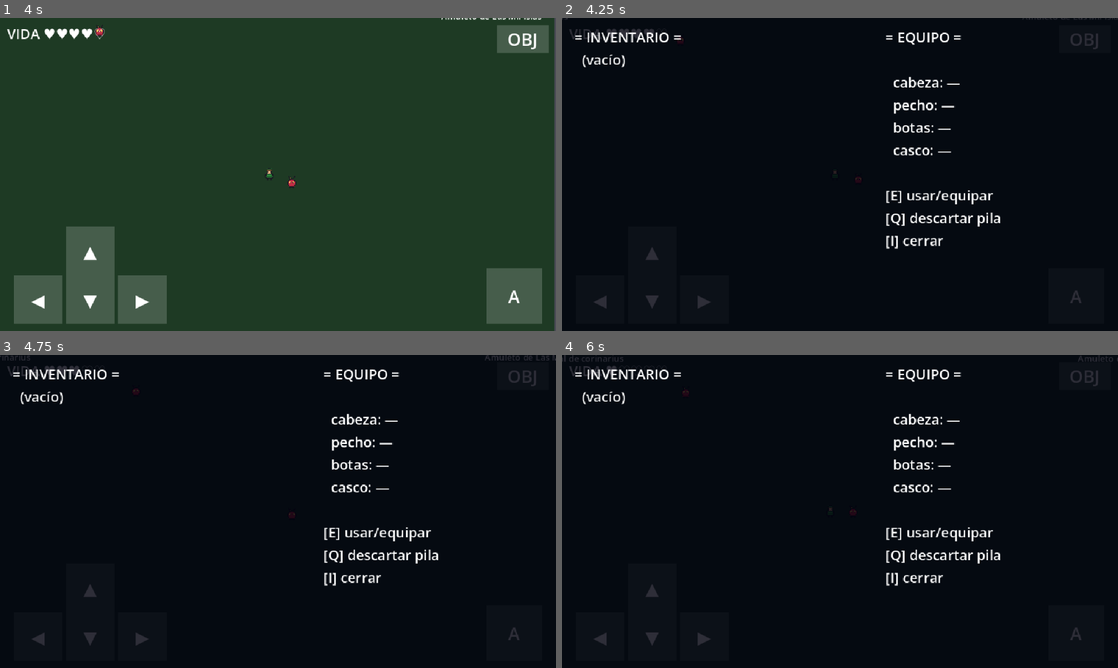
Above: before the commit, frames 1-4 (two rows, left to right).
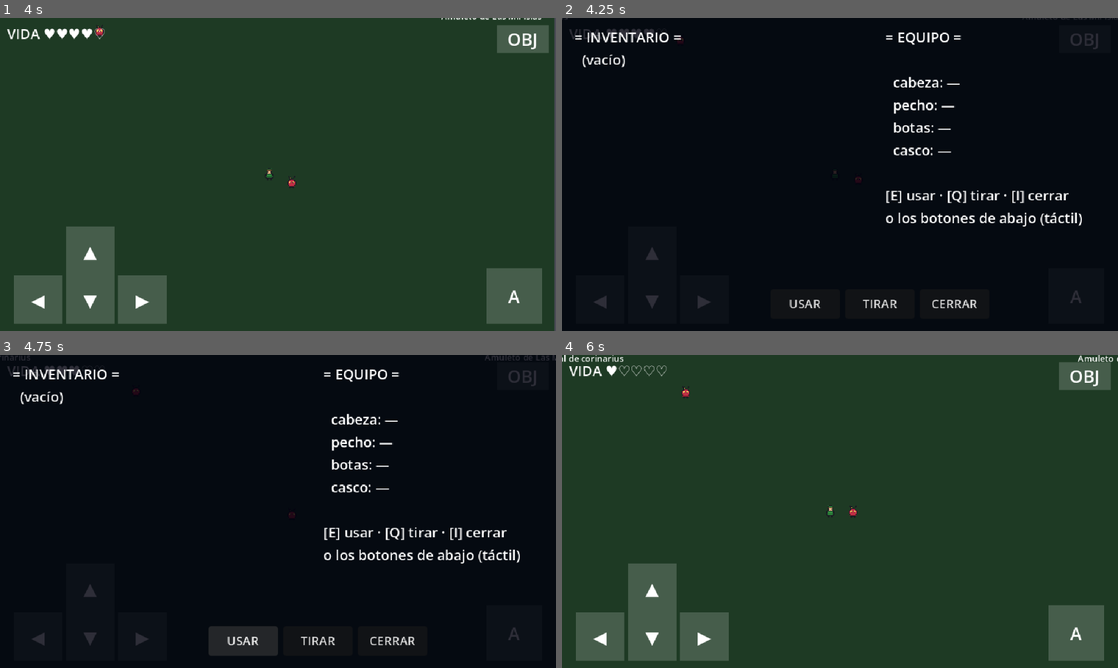
Above: after the commit, the same moments.

Repository: kimerabattlelands-lab/kimerian-rpg
Game: Godot game, scene res://scenes/main.tscn
Two runs of this game, one before a commit and one after it. Both use one fixed random seed, a clock stepped at 60 frames per second and the inputs below.
Inputs (mouse positions are in pixels of both pictures, inside the frame that each line leads up to):
- Up to frame 1 (4 s): tap Enter at 0.5 s; move the mouse to (400, 158) at 0.52 s; hold Right 0.53-1.28 s; tap Space (atacar) at 0.6, 1.55, 2.1, 3.05 s; click (400, 158) at 0.67 s; tap E (usar) at 0.8, 1.35, 2.3, 3.6 s; move the mouse to (166, 190) at 1.27 s; hold S (mover_abajo) 1.28-2.03 s; move the mouse to (333, 105) at 2.02 s; hold Right 2.03-2.78 s; move the mouse to (250, 237) at 2.77 s; hold W (mover_arriba) 2.78-3.53 s; tap D (mover_der) at 2.85 s; click (250, 237) at 2.92 s; move the mouse to (444, 221) at 3.52 s; hold A (mover_izq) from 3.53 s (still down)
- Up to frame 2 (4.25 s): keep holding A (mover_izq); tap I (abrir_inventario) at 4.15 s
- Up to frame 3 (4.75 s): release A (mover_izq) at 4.25 s; click (244, 639) at 4.25 s, where only the run after the commit has a clickable "USAR"
- Up to frame 4 (6 s): click (878, 639) at 5 s, where only the run after the commit has a clickable "TIRAR"; click (956, 639) at 5.75 s, where only the run after the commit has a clickable "CERRAR"

Frame 1 is identical in both runs. In frame 2, 1.6% of the frame differs, in the area x 40-94%, y 54-93%; in frame 3, 2.7%; in frame 4, 100%, in the area x 0-100%, y 0-100%.

Commit message:
M7b: botones USAR/TIRAR/CERRAR en el panel de inventario + A como usar; batería de 22 tests

Diff:
--- a/scripts/main.gd
+++ b/scripts/main.gd
@@ -3,11 +3,12 @@
 ## Sala principal: construye la habitación, al jugador, cámara, HUD, enemigos
 ## e inventario.
 ## Arranque normal: `godot-headless --path . --quit-after 60` (prueba de carga).
-## Con usuario:    `godot-headless --path . -- --test` — batería de 20
+## Con usuario:    `godot-headless --path . -- --test` — batería de 22
 ## aserciones (movimiento, espada, muerte, contacto, i-frames, stacks,
 ## descarte, defensa, velocidad, la UI: abrir/usar/descartar/cerrar, los
-## 3 objetos Kimerian recogidos de la sala, y controles táctiles: mover,
-## ataque y botón de objetos); exit 0 = todo OK.
+## 3 objetos Kimerian recogidos de la sala, controles táctiles: mover,
+## ataque y botón de objetos, y los botones USAR/TIRAR/CERRAR del panel);
+## exit 0 = todo OK.
 
 ## Preloads: sin referencias al class_name global, que headless no resuelve
 ## sin pasar por el editor (evitamos la dependencia del class cache).
@@ -225,8 +226,8 @@
 
 
 func _test_bateria() -> void:
-	## Veinte comprobaciones, una línea por aserción; exit 0 solo si las
-	## veinte dicen OK. Tiempos en segundos de juego (create_timer).
+	## Veintidós comprobaciones, una línea por aserción; exit 0 solo si las
+	## veintidós dicen OK. Tiempos en segundos de juego (create_timer).
 	var resultados: Array[String] = []
 
 	# 1) Movimiento: 0,5 s pulsando derecha ⇒ >30 px en X y 5 PV intactos.
@@ -492,6 +493,39 @@
 	resultados.append("TEST_TACTIL_TOQUE_RAPIDO espada=%s -> %s"
 			% [str(golpe_rapido), "OK" if ok20 else "FALLO"])
 
+	# 21) Botones del panel: con una poción en el cursor, USAR cura y consume;
+	# los tres botones están visibles solo con el panel abierto.
+	inventario.descartar(0)          # hueco 0 libre para la poción
+	inventario.agregar("pocion", 1)
+	await _pulsar("abrir_inventario")
+	await get_tree().physics_frame
+	await get_tree().physics_frame
+	await _pulsar("mover_arriba")    # cursor del hueco 1 (libre) al 0 (poción)
+	await get_tree().physics_frame
+	await get_tree().physics_frame
+	jugador.vida = 4  # herida artificial: el equipo actual tiene el máximo en 7
+	var vida_antes: int = jugador.vida
+	var btn_usar: Button = ui.botones["usar"]
+	btn_usar.pressed.emit()
+	await get_tree().physics_frame
+	await get_tree().physics_frame
+	var ok21: bool = btn_usar.visible and ui.botones["tirar"].visible \
+			and ui.botones["cerrar"].visible \
+			and jugador.vida == vida_antes + 2 \
+			and inventario.total("pocion") == 0
+	resultados.append("TEST_BOTONES_USAR vida=%d->%d pociones=%d -> %s"
+			% [vida_antes, jugador.vida, inventario.total("pocion"),
+			   "OK" if ok21 else "FALLO"])
+
+	# 22) Botón CERRAR ⇒ sale del panel sin teclado (la duda de Edward en móvil).
+	var btn_cerrar: Button = ui.botones["cerrar"]
+	btn_cerrar.pressed.emit()
+	await get_tree().physics_frame
+	await get_tree().physics_frame
+	var ok22: bool = not ui.abierto and not jugador.entrada_bloqueada
+	resultados.append("TEST_BOTON_CERRAR cerrado=%s -> %s"
+			% [str(not ui.abierto), "OK" if ok22 else "FALLO"])
+
 	var todos := true
 	for linea in resultados:
 		print(linea)
--- a/scripts/ui_inventario.gd
+++ b/scripts/ui_inventario.gd
@@ -16,6 +16,7 @@
 var _fondo: ColorRect
 var _izq: Label
 var _der: Label
+var botones: Dictionary = {}  # nombre -> Button (lo lee el test)
 
 
 func _ready() -> void:
@@ -33,6 +34,7 @@
 	_der.position = Vector2(372, 10)
 	_der.add_theme_font_size_override("font_size", 16)
 	add_child(_der)
+	_crear_botones_tactiles()
 	cerrar()  # arranca cerrada (es seguro: main asigna jugador antes de add_child)
 	if inventario != null:
 		inventario.actualizado.connect(_si_abierto)
@@ -52,8 +54,29 @@
 	elif Input.is_action_just_pressed("usar"):
 		_usar()
 	elif Input.is_action_just_pressed("descartar"):
-		inventario.descartar(cursor)
-		_pintar()
+		_descartar()
+	elif Input.is_action_just_pressed("atacar"):
+		_usar()  # en móvil, el botón A = usar/equipar con el panel abierto
+
+
+func _crear_botones_tactiles() -> void:
+	## Franja inferior (fuera de las zonas del pad: x 240-500): USAR / TIRAR /
+	## CERRAR. Capa 10 ⇒ por encima de todo; los botones GUI responden al toque
+	## y su `pressed` llama a la MISMA lógica que E/Q/I del teclado.
+	var modelos := {
+		"usar": [Vector2(240, 312), "USAR", _usar],
+		"tirar": [Vector2(326, 312), "TIRAR", _descartar],
+		"cerrar": [Vector2(412, 312), "CERRAR", cerrar],
+	}
+	for nombre in modelos:
+		var b := Button.new()
+		b.position = modelos[nombre][0]
+		b.size = Vector2(80, 34)
+		b.text = modelos[nombre][1]
+		b.add_theme_font_size_override("font_size", 14)
+		b.pressed.connect(modelos[nombre][2])
+		add_child(b)
+		botones[nombre] = b
 
 
 func abrir() -> void:
@@ -63,6 +86,8 @@
 	_fondo.visible = true
 	_izq.visible = true
 	_der.visible = true
+	for b in botones.values():
+		b.visible = true
 	_pintar()
 
 
@@ -73,6 +98,8 @@
 	_fondo.visible = false
 	_izq.visible = false
 	_der.visible = false
+	for b in botones.values():
+		b.visible = false
 
 
 func _si_abierto() -> void:
@@ -90,6 +117,11 @@
 			cursor = i
 			_pintar()
 			return
+
+
+func _descartar() -> void:
+	inventario.descartar(cursor)
+	_pintar()
 
 
 func _usar() -> void:
@@ -127,7 +159,6 @@
 		var id = inventario.equipados[slot]
 		equipo.append("  %s: %s" % [slot, "—" if id == null else DATOS.OBJETOS[id].nombre])
 	equipo.append("")
-	equipo.append("[E] usar/equipar")
-	equipo.append("[Q] descartar pila")
-	equipo.append("[I] cerrar")
+	equipo.append("[E] usar · [Q] tirar · [I] cerrar")
+	equipo.append("o los botones de abajo (táctil)")
 	_der.text = "\n".join(equipo)
Not shown, changed: docs/index.pck
